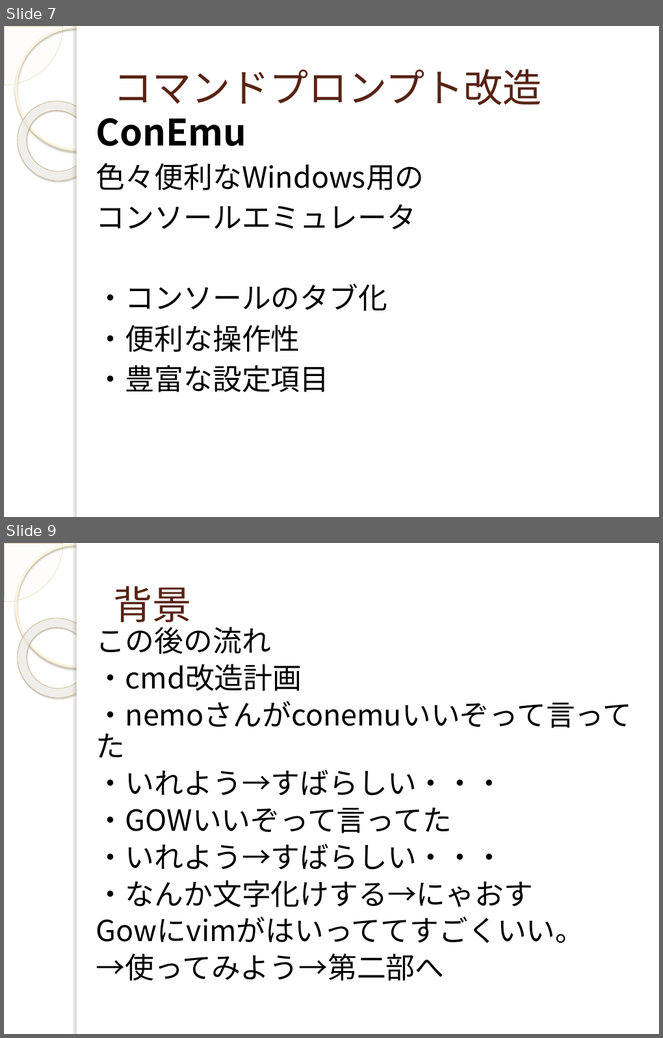
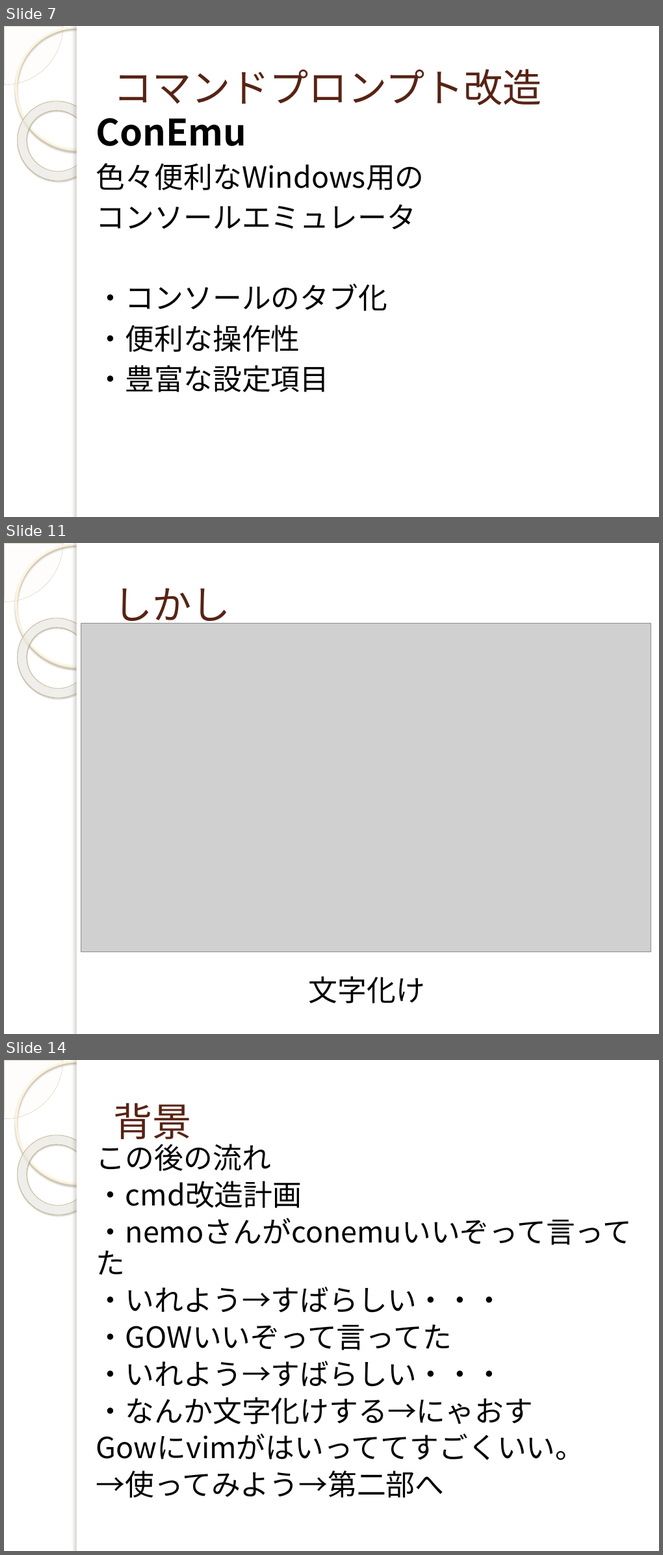
Before and after one commit to yuridonus/FEstudy, a slide deck: vimmer.pptx. Shown one above the other, each under a label of ours: slides 7 and 9 before the commit, slides 7, 11 and 14 after it; the slides between them are not shown. The pictures are 663x1038 and 663x1555 pixels, drawn with LibreOffice and Linux fonts; fonts in the diff are those of the drawing; grey boxes stand for pictures; background and template pictures are left out. Boxes give left, top, right and bottom in pixels: in the first picture for what was removed or moved away, otherwise in the second. Text is boxed around its words. In the diff, an @@ line names an element or a change of style, - is before the commit and + after.

```diff
--- a/vimmer.pptx
+++ b/vimmer.pptx
@@ slide 11 added at (x1=4, y1=543, x2=659, y2=1034), background picture (left out); not listed: 5 template elements that a slide beside it also shows @@
@@ title added at (x1=113, y1=588, x2=230, y2=629), 43 pt, text #572314 @@
+しかし
@@ picture added at (x1=81, y1=624, x2=651, y2=953) @@
@@ text added at (x1=309, y1=977, x2=425, y2=1004), 32 pt, text #000000 @@
+文字化け
@@ what was slide 9 is now slide 14 @@
```
Also in this commit, not shown: 2 slides changed, 8 other slides added, 2 other files.
